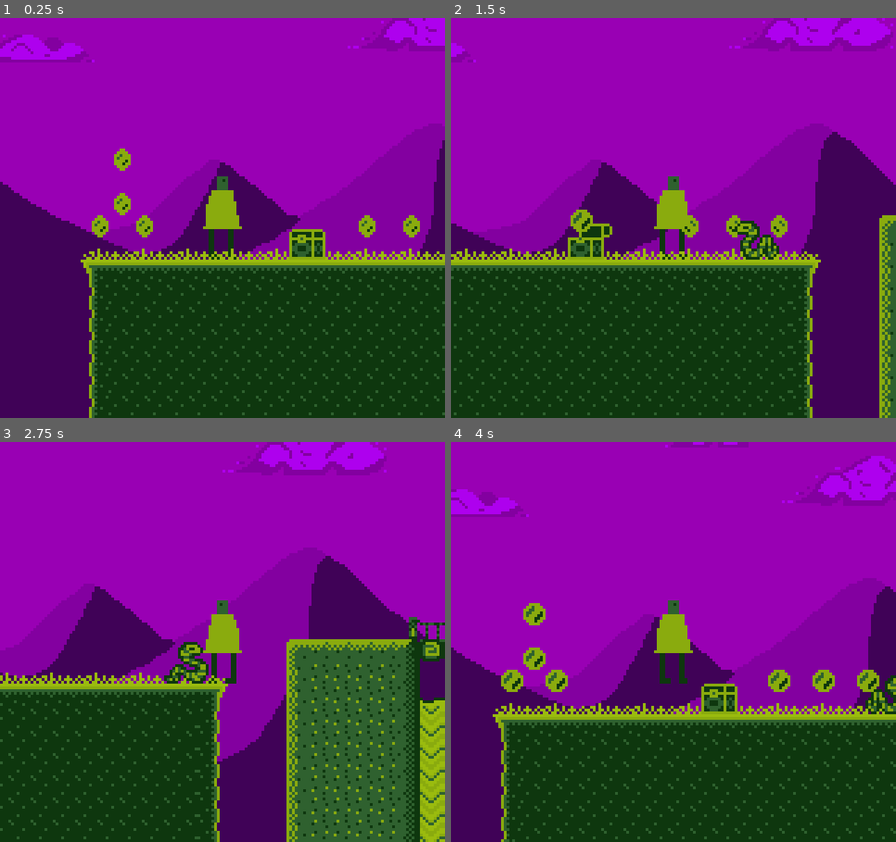
Above: before the commit, frames 1-4 (two rows, left to right).
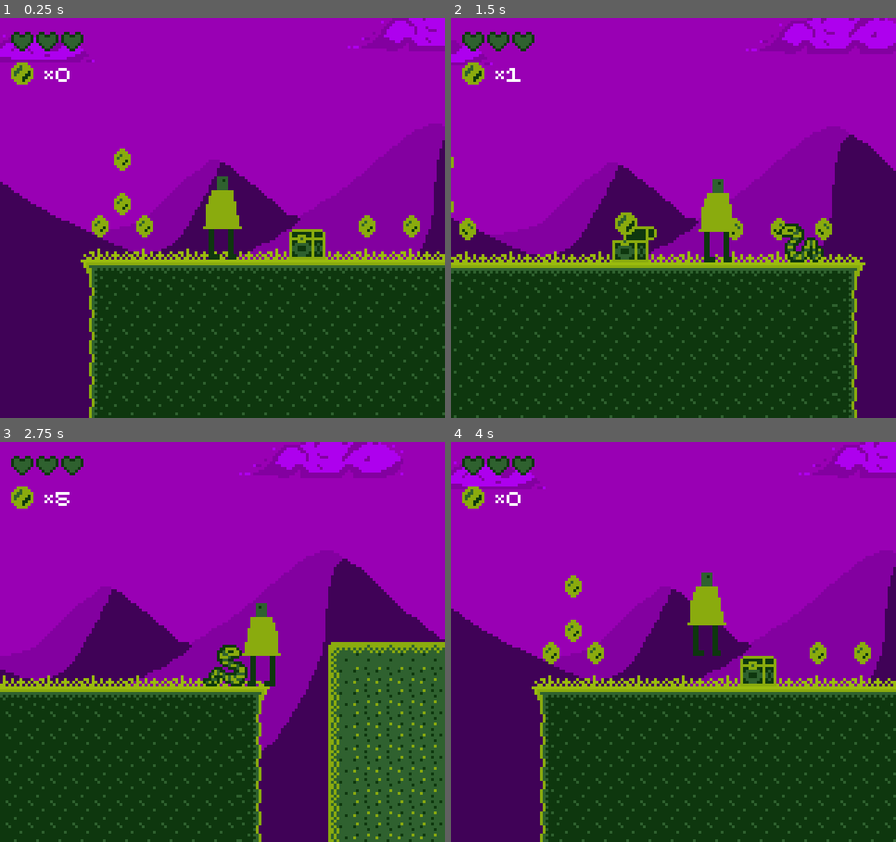
Above: after the commit, the same moments.

Repository: gutino/gamedev_studies
Game: Godot game, scene res://Assets/Levels/Level1/Level1.tscn
Same seed, same stepped clock (60 frames per second), same inputs: the game is played once before the commit and once after it.
Inputs:
- Up to frame 1 (0.25 s): no input
- Up to frame 2 (1.5 s): hold Right (ui_right) from 0.53 s (still down); tap Z (attack) at 0.6 s; tap Space (ui_accept) at 0.77 s; tap Shift (sprint) at 1.35 s
- Up to frame 3 (2.75 s): tap Space (ui_accept) at 1.52 s; release Right (ui_right) at 2.03 s; hold Left (ui_left) from 2.03 s (still down); tap Z (attack) at 2.1 s
- Up to frame 4 (4 s): release Left (ui_left) at 2.78 s; hold Right (ui_right) from 2.78 s (still down); tap Shift (sprint) at 2.85 s; tap Space (ui_accept) at 3.02, 3.77 s; tap Z (attack) at 3.6 s

The runs differ from the first frame. In frame 1, 0.9% of the frame differs, in the area x 2-54%, y 3-61%; in frame 2, 21%; in frame 3, 26%, in the area x 0-100%, y 0-100%; in frame 4, 25%.

Commit message:
HUD WIP
Coin Counter OK

Diff:
--- a/TMB_1/Assets/Actors/Characters/OurGuy/OurGuy.tscn
+++ b/TMB_1/Assets/Actors/Characters/OurGuy/OurGuy.tscn
@@ -1,10 +1,11 @@
-[gd_scene load_steps=8 format=2]
+[gd_scene load_steps=9 format=2]
 
 [ext_resource path="res://Assets/Actors/Characters/OurGuy/OurGuy.png" type="Texture" id=1]
 [ext_resource path="res://Assets/Actors/Characters/OurGuy/Scripts/OurGuyStateMachine.gd" type="Script" id=2]
 [ext_resource path="res://Assets/Actors/Characters/OurGuy/Scripts/States/Idle.gd" type="Script" id=3]
 [ext_resource path="res://Assets/Actors/Characters/OurGuy/Scripts/States/Move.gd" type="Script" id=4]
 [ext_resource path="res://Assets/Actors/Characters/OurGuy/Scripts/States/Jump.gd" type="Script" id=5]
+[ext_resource path="res://Assets/GUI/GUI.tscn" type="PackedScene" id=6]
 
 [sub_resource type="GDScript" id=1]
 script/source = "extends KinematicBody2D
@@ -27,6 +28,8 @@
 var _GoingLeft := false
 var _Attacking := false
 var _TakingDmg := false
+
+signal CoinPickedUp()
 
 func calcSpriteSide() -> void:
 	if _CurrSpeed.x > 0 && _GoingLeft:
@@ -77,15 +80,16 @@
 func DisengageAttack():
 	self._Attacking = false
 
-func OnDamage():
+func OnDamage(Damage : int):
 	if !_TakingDmg:
 		_TakingDmg = true
-		_life -= 1
+		_life -= Damage
 		self.get_node(\"DmgTimer\").start(_DmgDuration)
 
 		print(\"AAAI AI\")
 		if _life < 1:
 			self.get_tree().reload_current_scene()
+			OurGuyVars.Death()
 			print(\"=== Game Over ===\")
 
 func _on_DmgTimer_timeout():
@@ -95,7 +99,8 @@
 	_IsJumping = false
 
 func _on_Coin_pickedUp():
-	print(\"Peguei!!\")
+	OurGuyVars.Coins += 1
+	emit_signal(\"CoinPickedUp\")
 "
 
 [sub_resource type="RectangleShape2D" id=2]
@@ -134,8 +139,16 @@
 [node name="Camera2D" type="Camera2D" parent="."]
 position = Vector2( 0, -15 )
 current = true
+process_mode = 0
+drag_margin_h_enabled = true
+drag_margin_v_enabled = true
 
 [node name="SwordSpawn" type="Node2D" parent="."]
 position = Vector2( 0, -16 )
+
+[node name="GUI" parent="." instance=ExtResource( 6 )]
+offset = Vector2( 4, 4 )
+transform = Transform2D( 1, 0, 0, 1, 4, 4 )
+[connection signal="CoinPickedUp" from="." to="GUI" method="_onCoinPickedUp"]
 [connection signal="timeout" from="JumpTimer" to="." method="_on_JumpTimer_timeout"]
 [connection signal="timeout" from="DmgTimer" to="." method="_on_DmgTimer_timeout"]
--- a/TMB_1/Assets/Actors/Characters/OurSnek/OurSnek.gd
+++ b/TMB_1/Assets/Actors/Characters/OurSnek/OurSnek.gd
@@ -2,6 +2,7 @@
 
 export(float) var PatrolSpeed := 10.0
 export(float) var ChasingFactor := 3.0
+export(int) var Damage := 1
 
 var IsChasing := false
 var CurrVelocity := Vector2(5, 5)
@@ -15,7 +16,7 @@
 	for i in self.get_slide_count():
 		var collision = self.get_slide_collision(i)
 		if collision.collider.has_method("OnDamage"):
-			collision.collider.OnDamage()
+			collision.collider.OnDamage(Damage)
 
 func ChangeDirection() -> void:
 	GoingRight = !GoingRight
--- /dev/null
+++ b/TMB_1/Assets/GUI/GUI.gd
@@ -0,0 +1,10 @@
+extends CanvasLayer
+
+func UpdateCoinCounter():
+	$Container/Icons/CoinCounter/Counter.text = "*" + str(OurGuyVars.Coins)
+
+func _ready():
+	UpdateCoinCounter()
+
+func _onCoinPickedUp():
+	UpdateCoinCounter()
--- /dev/null
+++ b/TMB_1/Assets/GUI/GUI.tscn
@@ -0,0 +1,108 @@
+[gd_scene load_steps=8 format=2]
+
+[ext_resource path="res://Assets/Actors/PickUps/Coin/Coin.png" type="Texture" id=1]
+[ext_resource path="res://Assets/GUI/default.tres" type="Theme" id=2]
+[ext_resource path="res://Assets/GUI/Health/Health.png" type="Texture" id=3]
+[ext_resource path="res://Assets/GUI/GUI.gd" type="Script" id=4]
+
+[sub_resource type="AtlasTexture" id=1]
+atlas = ExtResource( 3 )
+region = Rect2( 0, 0, 8, 8 )
+
+[sub_resource type="AtlasTexture" id=2]
+atlas = ExtResource( 3 )
+region = Rect2( 8, 0, 8, 8 )
+
+[sub_resource type="SpriteFrames" id=3]
+animations = [ {
+"frames": [ SubResource( 1 ), SubResource( 2 ) ],
+"loop": true,
+"name": "default",
+"speed": 5.0
+} ]
+
+[node name="GUI" type="CanvasLayer"]
+script = ExtResource( 4 )
+
+[node name="Container" type="Control" parent="."]
+anchor_right = 1.0
+anchor_bottom = 1.0
+__meta__ = {
+"_edit_use_anchors_": false
+}
+
+[node name="Icons" type="VBoxContainer" parent="Container"]
+margin_right = 32.0
+margin_bottom = 20.0
+__meta__ = {
+"_edit_use_anchors_": false
+}
+
+[node name="Health" type="HBoxContainer" parent="Container/Icons"]
+margin_right = 26.0
+margin_bottom = 8.0
+size_flags_horizontal = 2
+custom_constants/separation = 1
+__meta__ = {
+"_edit_use_anchors_": false
+}
+
+[node name="Heart1" type="CenterContainer" parent="Container/Icons/Health"]
+margin_right = 8.0
+margin_bottom = 8.0
+rect_min_size = Vector2( 8, 8 )
+__meta__ = {
+"_edit_use_anchors_": false
+}
+
+[node name="AnimatedSprite" type="AnimatedSprite" parent="Container/Icons/Health/Heart1"]
+frames = SubResource( 3 )
+offset = Vector2( 4, 4 )
+
+[node name="Heart2" type="CenterContainer" parent="Container/Icons/Health"]
+margin_left = 9.0
+margin_right = 17.0
+margin_bottom = 8.0
+rect_min_size = Vector2( 8, 8 )
+__meta__ = {
+"_edit_use_anchors_": false
+}
+
+[node name="AnimatedSprite" type="AnimatedSprite" parent="Container/Icons/Health/Heart2"]
+frames = SubResource( 3 )
+offset = Vector2( 4, 4 )
+
+[node name="Heart3" type="CenterContainer" parent="Container/Icons/Health"]
+margin_left = 18.0
+margin_right = 26.0
+margin_bottom = 8.0
+rect_min_size = Vector2( 8, 8 )
+__meta__ = {
+"_edit_use_anchors_": false
+}
+
+[node name="AnimatedSprite" type="AnimatedSprite" parent="Container/Icons/Health/Heart3"]
+frames = SubResource( 3 )
+offset = Vector2( 4, 4 )
+
+[node name="CoinCounter" type="HBoxContainer" parent="Container/Icons"]
+margin_top = 12.0
+margin_right = 32.0
+margin_bottom = 20.0
+__meta__ = {
+"_edit_use_anchors_": false
+}
+
+[node name="CoinIcon" type="TextureRect" parent="Container/Icons/CoinCounter"]
+margin_right = 8.0
+margin_bottom = 8.0
+rect_min_size = Vector2( 8, 8 )
+texture = ExtResource( 1 )
+
+[node name="Counter" type="Label" parent="Container/Icons/CoinCounter"]
+margin_left = 12.0
+margin_right = 32.0
+margin_bottom = 8.0
+rect_min_size = Vector2( 20, 8 )
+theme = ExtResource( 2 )
+valign = 2
--- /dev/null
+++ b/TMB_1/Assets/GUI/default.tres
@@ -0,0 +1,6 @@
+[gd_resource type="Theme" load_steps=2 format=2]
+
+[ext_resource path="res://Assets/GUI/default_font.tres" type="DynamicFont" id=1]
+
+[resource]
+default_font = ExtResource( 1 )
--- /dev/null
+++ b/TMB_1/Assets/GUI/default_font.tres
@@ -0,0 +1,9 @@
+[gd_resource type="DynamicFont" load_steps=2 format=2]
+
+[ext_resource path="res://Assets/Objects/Utils/Fonts/8bit16.ttf" type="DynamicFontData" id=1]
+
+[resource]
+size = 8
+outline_color = Color( 0.0392157, 0.266667, 0.117647, 1 )
+extra_spacing_bottom = 1
+font_data = ExtResource( 1 )
--- a/TMB_1/Assets/Levels/Level1/Level1.tscn
+++ b/TMB_1/Assets/Levels/Level1/Level1.tscn
@@ -12,14 +12,14 @@
 
 func _input(event):
 	if (Input.is_action_just_pressed(\"ui_cancel\")):
-		self.get_tree().reload_current_scene()
+		OurGuyVars.Death()
 "
 
 [sub_resource type="GDScript" id=2]
 script/source = "extends Area2D
 
 func _on_KillPlane_body_entered(body):
-	self.get_tree().reload_current_scene()
+	OurGuyVars.Death()
 "
 
 [sub_resource type="RectangleShape2D" id=3]
@@ -27,6 +27,19 @@
 
 [node name="Level1" type="Node"]
 script = SubResource( 1 )
+
+[node name="ParallaxBackground" type="ParallaxBackground" parent="."]
+scroll_base_offset = Vector2( 0, -32 )
+scroll_limit_begin = Vector2( 0, -144 )
+scroll_limit_end = Vector2( 0, 144 )
+
+[node name="ParallaxLayer" type="ParallaxLayer" parent="ParallaxBackground"]
+motion_scale = Vector2( 0.4, 1 )
+
+[node name="Sprite" type="Sprite" parent="ParallaxBackground/ParallaxLayer"]
+texture = ExtResource( 4 )
+region_enabled = true
+region_rect = Rect2( 0, 0, 640, 288 )
 
 [node name="KillPlane" type="Area2D" parent="."]
 position = Vector2( 176, 72 )
@@ -37,9 +50,6 @@
 position = Vector2( 0, 4 )
 shape = SubResource( 3 )
 one_way_collision = true
-
-[node name="OurGuy" parent="." instance=ExtResource( 1 )]
-position = Vector2( 8, 0 )
 
 [node name="TileMaps" type="Node2D" parent="."]
 
@@ -68,19 +78,6 @@
 collision_layer = 0
 collision_mask = 0
 format = 1
-
-[node name="ParallaxBackground" type="ParallaxBackground" parent="."]
-scroll_base_offset = Vector2( 0, -32 )
-scroll_limit_begin = Vector2( 0, -144 )
-scroll_limit_end = Vector2( 0, 144 )
-
-[node name="ParallaxLayer" type="ParallaxLayer" parent="ParallaxBackground"]
-motion_scale = Vector2( 0.4, 1 )
-
-[node name="Sprite" type="Sprite" parent="ParallaxBackground/ParallaxLayer"]
-texture = ExtResource( 4 )
-region_enabled = true
-region_rect = Rect2( 0, 0, 640, 288 )
 
 [node name="Chest" parent="." instance=ExtResource( 5 )]
 position = Vector2( 32, 0 )
@@ -112,4 +109,7 @@
 
 [node name="OurSnek" parent="." instance=ExtResource( 6 )]
 position = Vector2( 96, -8 )
+
+[node name="OurGuy" parent="." instance=ExtResource( 1 )]
+position = Vector2( 8, 0 )
 [connection signal="body_entered" from="KillPlane" to="KillPlane" method="_on_KillPlane_body_entered"]
--- /dev/null
+++ b/TMB_1/Assets/Scripts/Singletons/OurGuyVars.gd
@@ -0,0 +1,8 @@
+extends Node
+
+var Coins := 0
+var Health := 3
+
+func Death():
+	self.get_tree().reload_current_scene()
+	OurGuyVars.Coins = 0
--- a/TMB_1/project.godot
+++ b/TMB_1/project.godot
@@ -45,6 +45,7 @@
 [autoload]
 
 GlobalVars="*res://Assets/Scripts/Singletons/GlobalVars.gd"
+OurGuyVars="*res://Assets/Scripts/Singletons/OurGuyVars.gd"
 
 [display]
 
Binary file added: TMB_1/Assets/Actors/PickUps/Coin/Coin.png
Not shown, added: TMB_1/Assets/Actors/PickUps/Coin/Coin.png.import
Binary file added: TMB_1/Assets/GUI/Health/Health.png
Not shown, added: TMB_1/Assets/GUI/Health/Health.png.import
Binary file added: TMB_1/Assets/Objects/Utils/Fonts/8bit16.ttf
